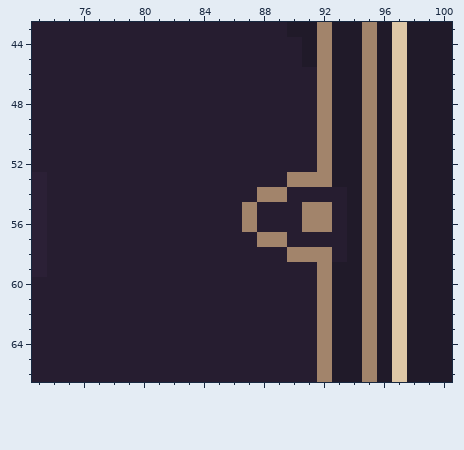
Pixel-art file -- concept_art/portrait-frame.aseprite. Above, as it was before the edit.
102x112 pixels, 1 frame. Colours within 5 levels of each other are drawn and written as one. Shown: x 73..100, y 43..66. The commit also changed other parts of the picture, which this record leaves out.
Once edited:
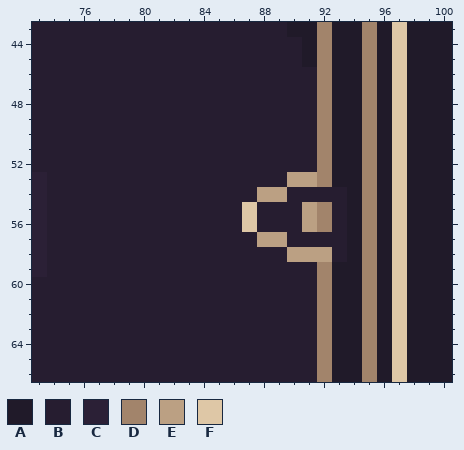
Palette (. is transparent): A #201a29  B #261d30  C #2b2036  D #a2846b  E #bba083  F #dec7a6
What changed:
Layer "Layer 3":
y 53: x 90..91 DD -> EE
y 54: x 88..89 DD -> EE
y 55..56: x 87 D -> F; x 91 D -> E
y 57: x 88..89 DD -> EE
y 58: x 90..92 DDD -> EEE
